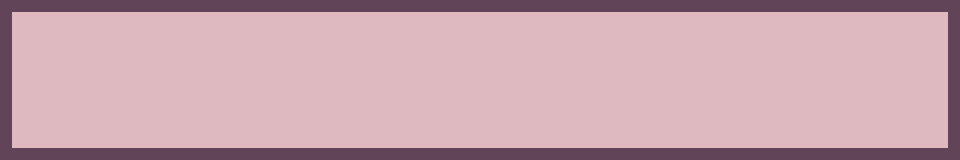
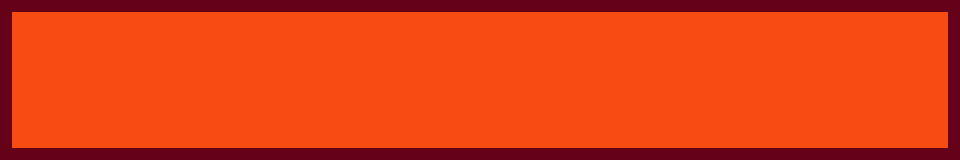
The second 960x160 image is a revision of the first. Changes to its layers:
painted on "Rectangle 2" over [12, 12, 948, 148]
painted on "Rectangle 1" over [0, 0, 960, 160]
